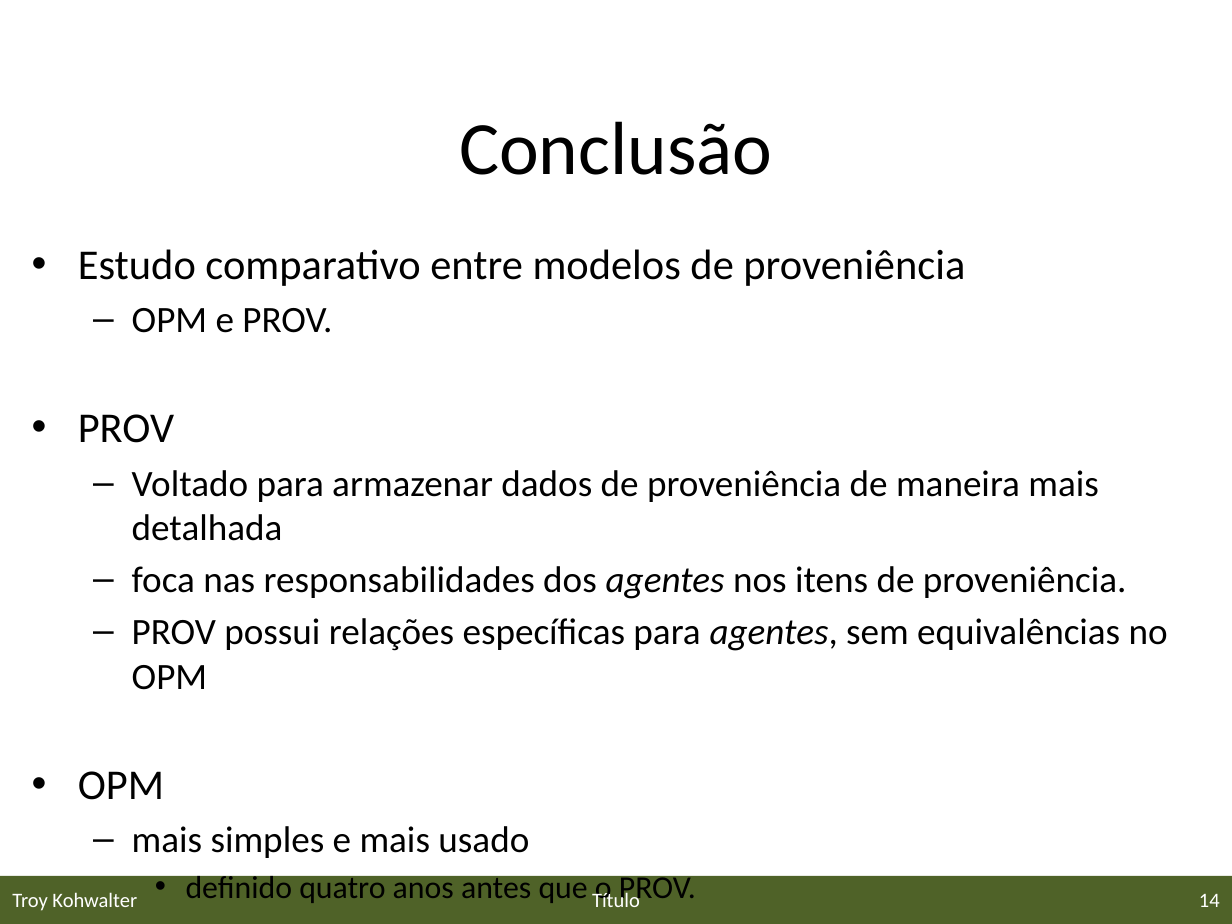
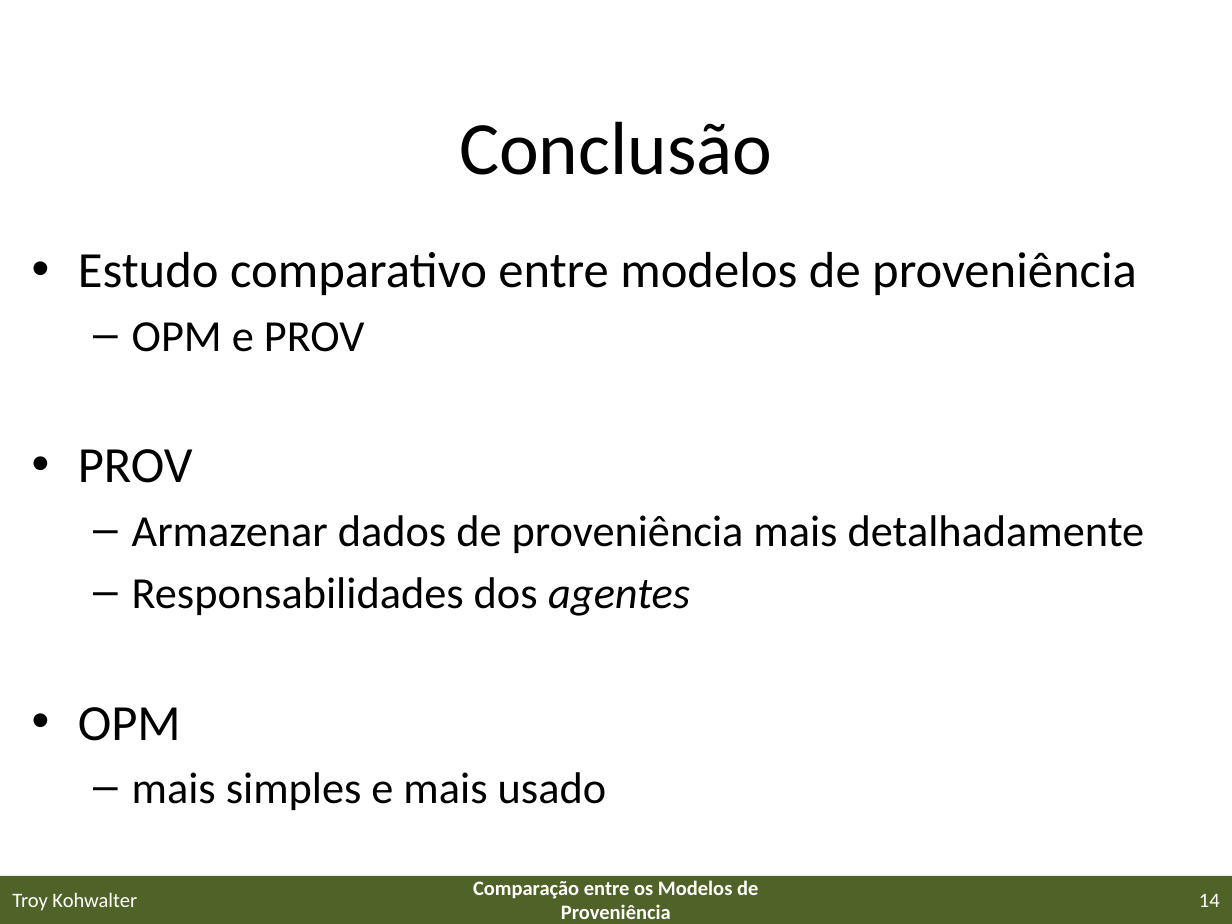
Before and after one commit to gems-uff/sdm, a slide deck: slide 14 of Documents/Papers/eScience2013/eScience2013.pptx. Drawn at 1232x924 pixels with LibreOffice and Linux fonts; fonts in the diff are those of the drawing; background and template pictures are left out. Boxes give left, top, right and bottom in pixels: in the first picture for what was removed or moved away, otherwise in the second. Text is boxed around its words. In the diff, an @@ line names an element or a change of style, - is before the commit and + after.

```diff
--- a/Documents/Papers/eScience2013/eScience2013.pptx
+++ b/Documents/Papers/eScience2013/eScience2013.pptx
@@ text at box(78, 252, 1137, 810): size 24.8 to 29.6 pt in "Estudo comparativo entre modelos de proveniência", "PROV", "OPM"; size 21.7 to 25.9 pt in "mais simples e mais usado" @@
@@ text at box(132, 322, 365, 352): text changed; size 21.7 to 25.9 pt @@
-  – OPM e PROV.
+  – OPM e PROV
@@ text at box(132, 515, 1145, 616): text changed; size 21.7 to 25.9 pt @@
-  – Voltado para armazenar dados de proveniência de maneira mais detalhada
-  – foca nas responsabilidades dos agentes nos itens de proveniência.
-  – PROV possui relações específicas para agentes, sem equivalências no OPM
+  – Armazenar dados de proveniência mais detalhadamente
+  – Responsabilidades dos agentes
@@ text at box(186, 871, 696, 906): paragraph removed @@
-    • definido quatro anos antes que o PROV.
@@ text at box(473, 880, 758, 919): text changed; bold on @@
-Título
+Comparação entre os Modelos de Proveniência
```
Also in this commit, not shown: 17 other slides changed, 3 slides added, 1 slide removed.
